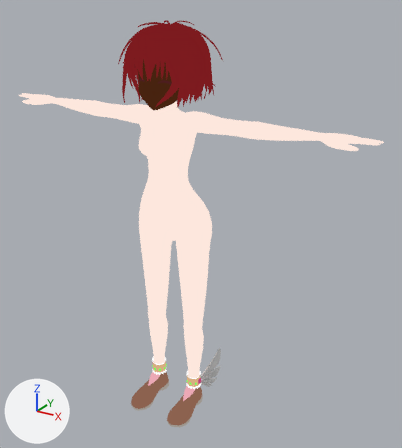
One commit to the Blender file untitled.blend: the scene before it, then after it.
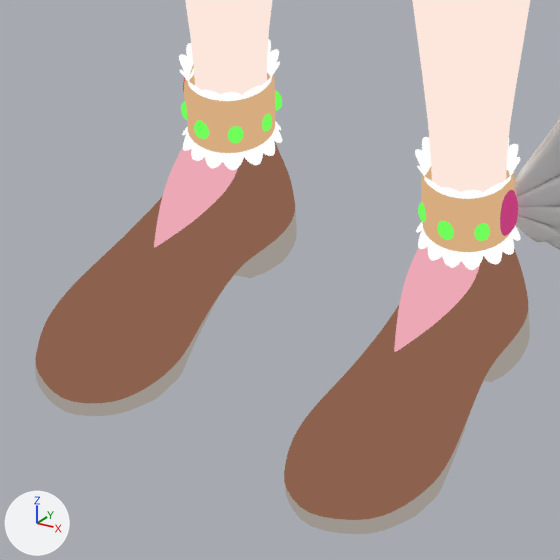
Old and new are each drawn whole from a camera (50 mm lens) standing at (1.103, -1.532, 1.6) and looking at (0.084, 0.099, 0.786) and again close up on the part from 31% to 51% of the width and 78% to 96% of the height. Arrows for +X, +Y and +Z are at lower left; the lights stay in place.

The scene before the commit, as lines of its bpy script (objects in view):
```python
ob_body = bpy.data.objects.new('body', me_cube_001)
ob_body.location = (0.0, 0.0059, 1.1117)
ob_body.scale = (0.114, 0.114, 0.114)
ob_shoose = bpy.data.objects.new('shoose', me_cube_003)
ob_shoose.location = (0.0, 0.0059, 1.1117)
ob_shoose.scale = (0.114, 0.114, 0.114)
ob_unklet = bpy.data.objects.new('unklet', me_cylinder)
ob_unklet.location = (0.087, 0.037, 0.1156)
ob_unklet.scale = (0.0301, 0.0301, 0.0221)
ob_wing = bpy.data.objects.new('wing', me_cube_005)
ob_wing.location = (0.0, 0.0, 0.0)
ob_wing.scale = (0.0171, 0.0171, 0.0171)
```
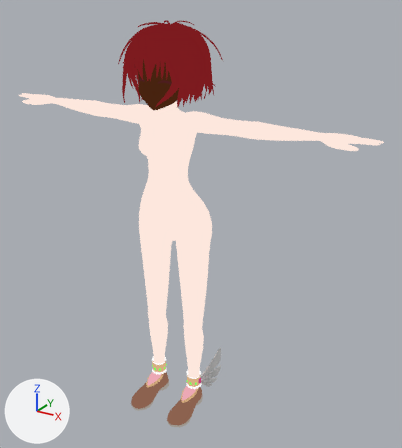
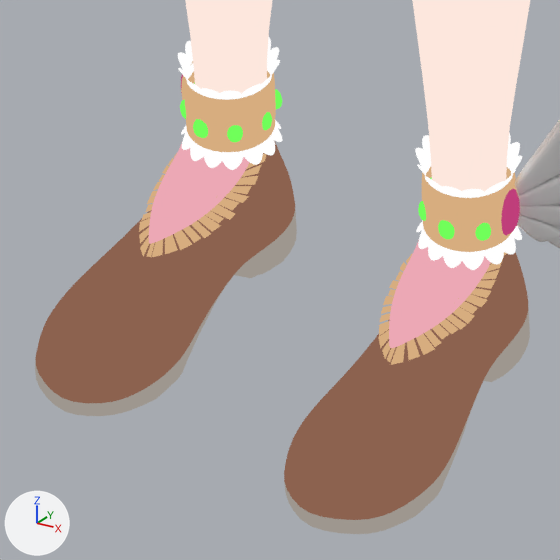
Commit message: 靴の飾り

Edits to the scene script, one JSON object a line:
```json
{"block": "me_cube_003", "where": "# used by ob_shoose; location = (0.0, 0.0059, 1.1117); scale = (0.114, 0.114, 0.114)"}
{"op": "remove", "block": "me_cube_003", "code": "me_cube_003.from_pydata(...)  # 127 vertices, 113 faces; spans x 0.42..1.2, y -1.27..0.71, z -9.71..-8.76"}
{"op": "add", "block": "me_cube_003", "code": "me_cube_003.from_pydata(...)  # 130 vertices, 115 faces; spans x 0.42..1.2, y -1.27..0.71, z -9.71..-8.76"}
{"block": "me_cube_003", "change": "me_cube_003 part 1"}
{"block": "me_cube_003", "change": "2 vertices are removed from x 0.61..0.92, y 0.21, z -8.77"}
{"block": "me_cube_003", "change": "8 faces are deleted"}
{"block": "me_cube_003", "change": "13 vertices move from x 0.57..0.96, y -0.44..0.08, z -9.2..-8.89 to x 0.56..0.97, y -0.48..0.08, z -9.14..-8.82"}
{"block": "me_cube_003", "change": "5 vertices are added at (0.61, 0.23, -8.84), (0.92, 0.23, -8.84), (0.77, -0.3, -9.05), (0.54, 0.18, -8.91), (0.99, 0.18, -8.91)"}
{"block": "me_cube_003", "change": "10 new faces join them, mat_shoose_cloth (pink #eca8b5)"}
{"op": "add", "block": "me_plane_001", "code": ["me_plane_001 = bpy.data.meshes.new('Plane.001')", "me_plane_001.from_pydata(...)  # 120 vertices, 32 faces; spans x -0.008..0.526, y -0.004..0.001, z -0.038..0.006", "me_plane_001.materials.append(mat_unklet_gold)  # beige #d7ad7f"]}
{"op": "add", "block": "cu_shoose_001", "code": ["cu_shoose_001 = bpy.data.curves.new('shoose.001', 'CURVE')", "cu_shoose_001.dimensions = '3D'", "_sp = cu_shoose_001.splines.new('POLY'); _sp.points.add(12)", "_sp.points.foreach_set('co', [0.105, 0.0319, 0.101, 0.0, 0.111, 0.0271, 0.0942, 0.0, 0.112, 0.0202, 0.0874, 0.0, 0.11, 0.0103, 0.0821, 0.0, 0.107, -0.0105, 0.0752, 0.0, 0.0985, -0.0302, 0.0699, 0.0, 0.0876, -0.045, 0.066, 0.0, 0.0768, -0.0302, 0.0699, 0.0, 0.0686, -0.0104, 0.0752, 0.0, 0.0652, 0.0103, 0.0821, 0.0, 0.0641, 0.0202, 0.0877, 0.0, 0.0653, 0.027, 0.0941, 0.0, 0.0699, 0.0319, 0.101, 0.0])", "_sp.points.foreach_set('tilt', [1.02, 1.02, 0.92, 1.31, 1.41, 1.58, 1.58, 1.58, 1.41, 1.31, 0.92, 1.02, 1.02])", "_sp.order_v = 0", "_sp.resolution_v = 0", "_sp.use_endpoint_u = True", "_sp.use_smooth = False", "cu_shoose_001.use_path_clamp = True", "cu_shoose_001.fill_mode = 'FULL'"]}
{"op": "set", "path": "ob_unklet.location", "old": "(0.087, 0.037, 0.1156)", "new": "(0.0875, 0.0372, 0.1163)"}
{"op": "set", "path": "ob_unklet.scale", "old": "(0.0301, 0.0301, 0.0221)", "new": "(0.0305, 0.0305, 0.0223)"}
{"op": "set", "path": "ob_wing.location", "old": "(0.0, 0.0, 0.0)", "new": "(-0.0005, -0.0002, -0.0007)"}
{"op": "set", "path": "ob_wing.scale", "old": "(0.0171, 0.0171, 0.0171)", "new": "(0.0173, 0.0173, 0.0173)"}
{"op": "add", "block": "ob_folds", "code": ["ob_folds = bpy.data.objects.new('folds', me_plane_001)", "ob_folds.location = (0.0, 0.0, 0.0)", "ob_folds.scale = (0.35, 0.35, 0.35)", "_m = ob_folds.modifiers.new('Curve', 'CURVE')", "_m.object = ob_folds_curve", "_m = ob_folds.modifiers.new('Mirror', 'MIRROR')"]}
{"op": "add", "block": "ob_folds_curve", "code": ["ob_folds_curve = bpy.data.objects.new('folds-curve', cu_shoose_001)", "ob_folds_curve.location = (0.0, 0.0, 0.0)", "ob_folds_curve.hide_set(True)"]}
```

What differs and where, as boxes [x1, y1, x2, y2] in the close-ups (560 x 560 px; the box of a moved part takes in the faces that stretch with it):
```json
{"object": "shoose", "change": "reshaped", "before": [35, 141, 530, 534], "after": [35, 140, 530, 534]}
{"object": "unklet", "change": "moved, rescaled", "before": [179, 39, 521, 270], "after": [178, 37, 522, 270]}
{"object": "folds", "change": "added", "after": [139, 153, 507, 365], "on screen": "beige"}
{"object": "wing", "change": "moved, rescaled", "before": [183, 65, 560, 250], "after": [181, 61, 560, 248]}
{"part": 1, "of": "me_cube_003", "change": "moved or reshaped", "before": [146, 147, 480, 352], "after": [148, 144, 491, 348]}
```
